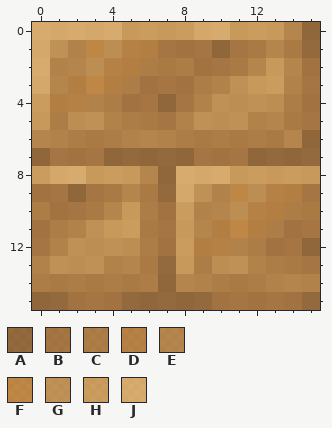
Two versions of one pixel-art sprite, textures/tms_citrine_brick.png. That is the earlier state.
The file is 16x16 pixels.
Palette (. is transparent): A #855119cc  B #9b5f20cc  C #a56926cc  D #b06e21cc  E #af732dcc  F #bb7523cc  G #bb8237cc  H #c99143cc  J #d9a155cc
Pixels before, first column x 0:
 0 JJJJJHHHHJJHHHEA
 1 JGEFGDDBBBABCECA
 2 JEEGDDCCCBBCEHEB
 3 JEDFDCBBBCEGHHEB
 4 HDDECBBABEGGGGCB
 5 HCGGECCBEGGGEECB
 6 EECCCEEECCCCCCEA
 7 ABBBAAAAABBBAAAA
 8 HJJHHHEAJJJHHHHH
 9 BBABCECAJGEFGDDB
10 CBBCEHCBHEEGDDCC
11 BCEGHHCBHEDFDCBB
12 BEGGGGCBHDDECBBA
13 EGGGEECAHCGGECCB
14 CCCCCCCAEECCCEEE
15 AABBBAAAAABBBBBA
The result:
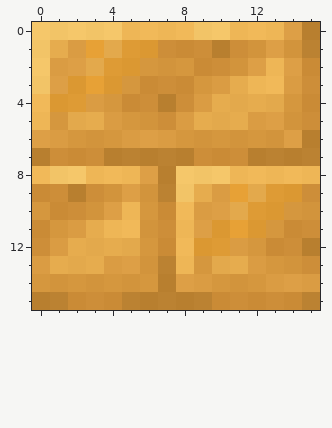
The exact change:
colour A: #855119cc -> #b66f0acc
colour B: #9b5f20cc -> #cd7e13cc
colour C: #a56926cc -> #d7891acc
colour D: #b06e21cc -> #e28f0ecc
colour E: #af732dcc -> #e19423cc
colour F: #bb7523cc -> #ed960fcc
colour G: #bb8237cc -> #eca42ecc
colour H: #c99143cc -> #fab43bcc
colour J: #d9a155cc -> #ffc550cc
